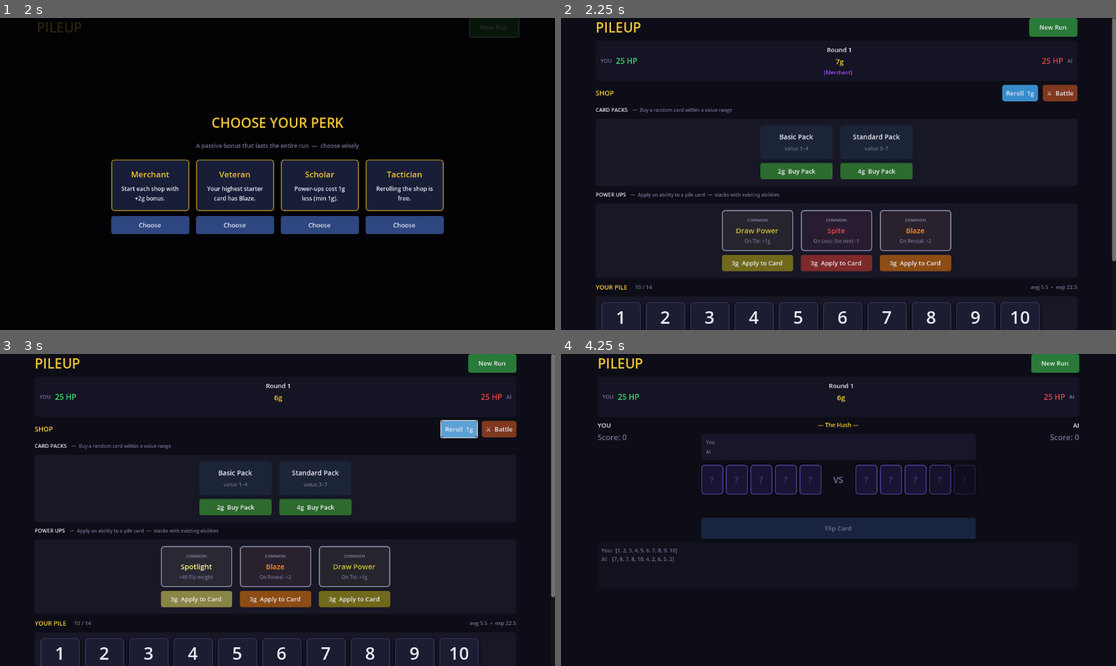
Above: before the commit, frames 1-4 (two rows, left to right).
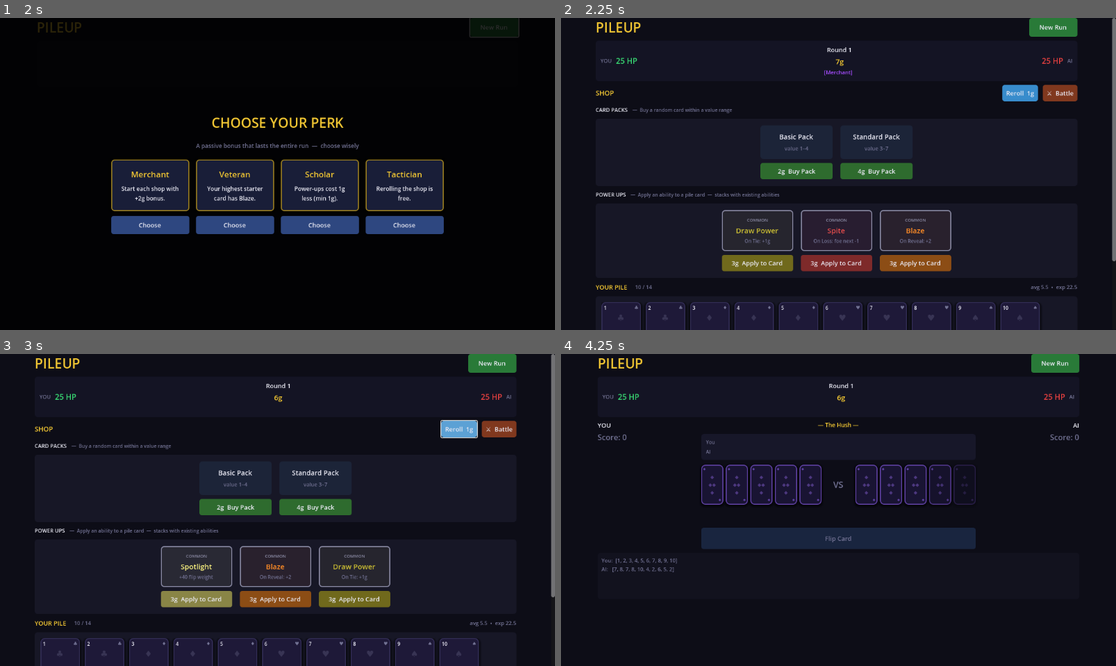
Above: after the commit, the same moments.

Repository: Idosiloni/pileup
Game: Godot game, scene res://scenes/Main.tscn
Two runs of this game, one before a commit and one after it. Both use one fixed random seed, a clock stepped at 60 frames per second and the inputs below. The project has no main scene, so this scene is started directly.
Inputs:
- Up to frame 1 (2 s): click "New Run" at 0.5 s; click "New Run" at 1.25 s
- Up to frame 2 (2.25 s): click "Choose" at 2 s
- Up to frame 3 (3 s): click "Reroll 1g" at 2.75 s
- Up to frame 4 (4.25 s): click "⚔ Battle" at 3.5 s

Frame 1 is identical in both runs. In frame 2, 0.5% of the frame differs, in the area x 7-86%, y 92-98%; in frame 3, 0.5%; in frame 4, 4.8%, in the area x 7-75%, y 35-70%.

Commit message:
Fix flip display bug and improve card graphics
- Fix all queue_free() calls in flip display to use remove_child() first,
  preventing tween errors on flips 2-5 (nodes stayed in get_children() until
  end-of-frame even after queue_free(), causing invalid node references)
- Redesign _make_card: corner value pip + suit symbol (♣♦♥♠ by value range),
  faint decorative suit in center, colored divider + ability strip at bottom
- Redesign _hush_card: proper card-back look with diamond pattern and corner pips

Co-Authored-By: Claude Sonnet 4.6 <noreply@anthropic.com>

Diff:
--- a/godot/scenes/Main.gd
+++ b/godot/scenes/Main.gd
@@ -366,61 +366,98 @@
 	right_score_label.horizontal_alignment = HORIZONTAL_ALIGNMENT_RIGHT
 
 # ── card visual ───────────────────────────────────────────────────────────────
+func _card_suit(value: int) -> String:
+	if value <= 2:  return "♣"
+	if value <= 5:  return "♦"
+	if value <= 8:  return "♥"
+	return "♠"
+
 func _make_card(parent: Control, card: Dictionary, w: float, h: float,
 		selected: bool = false, prob: int = -1) -> PanelContainer:
-	var abls   = card.get("abilities", [])
-	var first_abl = abls[0] if not abls.is_empty() else ""
-	var border = ability_color(first_abl) if not first_abl.is_empty() else Color(0.22, 0.22, 0.36)
+	var abls     = card.get("abilities", [])
+	var val      = card["value"]
+	var has_abls = not abls.is_empty()
+	var first_abl = abls[0] if has_abls else ""
+	var abl_clr  = ability_color(first_abl) if has_abls else C_DIM
+	var border   = C_ACCENT if selected else (abl_clr if has_abls else Color(0.20, 0.18, 0.34))
+	var suit     = _card_suit(val)
+	var large    = h >= 110
 
 	var cp = PanelContainer.new()
 	cp.custom_minimum_size = Vector2(w, h)
 	var sb = StyleBoxFlat.new()
-	sb.bg_color = C_SEL if selected else C_CARD
+	sb.bg_color = Color(0.17, 0.14, 0.30) if selected else Color(0.12, 0.10, 0.22)
 	sb.set_corner_radius_all(8)
-	sb.border_width_left   = 2
-	sb.border_width_right  = 2
-	sb.border_width_top    = 2
-	sb.border_width_bottom = 2
-	sb.border_color = C_ACCENT if selected else (border if not abls.is_empty() else Color(0.20, 0.20, 0.34))
-	if selected:
-		sb.border_width_left   = 3
-		sb.border_width_right  = 3
-		sb.border_width_top    = 3
-		sb.border_width_bottom = 3
-	sb.shadow_color  = Color(0, 0, 0, 0.55)
-	sb.shadow_size   = 5
+	var bw = 3 if selected else 2
+	sb.border_width_left   = bw; sb.border_width_right  = bw
+	sb.border_width_top    = bw; sb.border_width_bottom = bw
+	sb.border_color  = border
+	sb.shadow_color  = Color(0, 0, 0, 0.65)
+	sb.shadow_size   = 6
 	sb.shadow_offset = Vector2(0, 3)
-	sb.set_content_margin_all(6)
+	sb.set_content_margin_all(0)
 	cp.add_theme_stylebox_override("panel", sb)
 	parent.add_child(cp)
 
+	var mc = MarginContainer.new()
+	mc.set_anchors_preset(Control.PRESET_FULL_RECT)
+	var pad = 5 if large else 4
+	mc.add_theme_constant_override("margin_left",   pad)
+	mc.add_theme_constant_override("margin_right",  pad)
+	mc.add_theme_constant_override("margin_top",    pad)
+	mc.add_theme_constant_override("margin_bottom", pad)
+	cp.add_child(mc)
+
 	var col = VBoxContainer.new()
-	col.alignment = BoxContainer.ALIGNMENT_CENTER
 	col.size_flags_horizontal = Control.SIZE_EXPAND_FILL
 	col.size_flags_vertical   = Control.SIZE_EXPAND_FILL
-	col.add_theme_constant_override("separation", 2)
-	cp.add_child(col)
-
-	# value
+	col.add_theme_constant_override("separation", 0)
+	mc.add_child(col)
+
+	# Corner pip row: value (left) + suit (right)
+	var top_row = HBoxContainer.new()
+	top_row.size_flags_horizontal = Control.SIZE_EXPAND_FILL
+	col.add_child(top_row)
+
+	var corner_val = Label.new()
+	corner_val.text = str(val)
+	corner_val.add_theme_font_size_override("font_size", 10 if large else 8)
+	corner_val.add_theme_color_override("font_color", C_TEXT)
+	top_row.add_child(corner_val)
+
+	var spc = Control.new()
+	spc.size_flags_horizontal = Control.SIZE_EXPAND_FILL
+	top_row.add_child(spc)
+
+	var corner_suit = Label.new()
+	corner_suit.text = suit
+	corner_suit.add_theme_font_size_override("font_size", 10 if large else 8)
+	corner_suit.add_theme_color_override("font_color", abl_clr)
+	top_row.add_child(corner_suit)
+
+	# Center art area
+	var center = VBoxContainer.new()
+	center.size_flags_vertical   = Control.SIZE_EXPAND_FILL
+	center.size_flags_horizontal = Control.SIZE_EXPAND_FILL
+	center.alignment = BoxContainer.ALIGNMENT_CENTER
+	center.add_theme_constant_override("separation", 1)
+	col.add_child(center)
+
+	var deco = Label.new()
+	deco.text = suit
+	deco.horizontal_alignment = HORIZONTAL_ALIGNMENT_CENTER
+	deco.add_theme_font_size_override("font_size", 18 if large else 12)
+	deco.add_theme_color_override("font_color", abl_clr)
+	deco.modulate.a = 0.30
+	center.add_child(deco)
+
 	var val_lbl = Label.new()
-	val_lbl.text = str(card["value"])
+	val_lbl.text = str(val)
 	val_lbl.horizontal_alignment = HORIZONTAL_ALIGNMENT_CENTER
-	val_lbl.add_theme_font_size_override("font_size", 36 if h >= 110 else 22)
+	val_lbl.add_theme_font_size_override("font_size", 36 if large else 22)
 	val_lbl.add_theme_color_override("font_color", C_TEXT)
-	val_lbl.size_flags_vertical = Control.SIZE_EXPAND_FILL
-	col.add_child(val_lbl)
-
-	# ability labels (all of them)
-	for abl in abls:
-		var al = Label.new()
-		al.text = _ability_short(abl)
-		al.horizontal_alignment = HORIZONTAL_ALIGNMENT_CENTER
-		al.add_theme_font_size_override("font_size", 8)
-		al.add_theme_color_override("font_color", ability_color(abl))
-		al.autowrap_mode = TextServer.AUTOWRAP_WORD_SMART
-		col.add_child(al)
-
-	# weight badge
+	center.add_child(val_lbl)
+
 	var wt = card.get("weight", 0)
 	if wt != 0:
 		var wl = Label.new()
@@ -428,16 +465,40 @@
 		wl.horizontal_alignment = HORIZONTAL_ALIGNMENT_CENTER
 		wl.add_theme_font_size_override("font_size", 8)
 		wl.add_theme_color_override("font_color", C_WIN if wt > 0 else C_LOSE)
-		col.add_child(wl)
-
-	# flip probability
+		center.add_child(wl)
+
 	if prob >= 0:
 		var pl = Label.new()
 		pl.text = str(prob) + "%"
 		pl.horizontal_alignment = HORIZONTAL_ALIGNMENT_CENTER
 		pl.add_theme_font_size_override("font_size", 8)
 		pl.add_theme_color_override("font_color", C_DIM)
-		col.add_child(pl)
+		center.add_child(pl)
+
+	# Ability strip at bottom (divider + labels)
+	if has_abls:
+		var div = ColorRect.new()
+		div.custom_minimum_size = Vector2(0, 1)
+		div.color = abl_clr.darkened(0.35)
+		col.add_child(div)
+
+		var abl_mc = MarginContainer.new()
+		abl_mc.add_theme_constant_override("margin_top",    2)
+		abl_mc.add_theme_constant_override("margin_bottom", 1)
+		col.add_child(abl_mc)
+
+		var abl_col = VBoxContainer.new()
+		abl_col.add_theme_constant_override("separation", 1)
+		abl_mc.add_child(abl_col)
+
+		for abl in abls:
+			var al = Label.new()
+			al.text = _ability_short(abl)
+			al.horizontal_alignment = HORIZONTAL_ALIGNMENT_CENTER
+			al.add_theme_font_size_override("font_size", 8)
+			al.add_theme_color_override("font_color", ability_color(abl))
+			al.autowrap_mode = TextServer.AUTOWRAP_WORD_SMART
+			abl_col.add_child(al)
 
 	return cp
 
@@ -883,7 +944,9 @@
 
 # ── The Hush: pre-battle dramatic pause ───────────────────────────────────────
 func _do_hush(n_left: int, n_right: int) -> void:
-	for c in flip_display.get_children(): c.queue_free()
+	for c in flip_display.get_children():
+		flip_display.remove_child(c)
+		c.queue_free()
 
 	arena_status_label.text = "— The Hush —"
 	arena_status_label.add_theme_color_override("font_color", C_ACCENT)
@@ -924,7 +987,9 @@
 	var tw_out = create_tween()
 	tw_out.tween_property(hrow, "modulate:a", 0.0, 0.25)
 	await tw_out.finished
-	for c in flip_display.get_children(): c.queue_free()
+	for c in flip_display.get_children():
+		flip_display.remove_child(c)
+		c.queue_free()
 	arena_status_label.text = ""
 	arena_status_label.add_theme_color_override("font_color", C_DIM)
 
@@ -933,28 +998,67 @@
 	cp.custom_minimum_size = Vector2(46, 62)
 	var sb = StyleBoxFlat.new()
 	sb.bg_color = Color(0.10, 0.08, 0.20)
-	sb.set_corner_radius_all(6)
+	sb.set_corner_radius_all(8)
 	sb.border_width_left   = 2; sb.border_width_right  = 2
 	sb.border_width_top    = 2; sb.border_width_bottom = 2
-	sb.border_color = Color(0.32, 0.22, 0.58)
-	sb.shadow_color = Color(0, 0, 0, 0.5); sb.shadow_size = 4
-	sb.set_content_margin_all(4)
+	sb.border_color = Color(0.38, 0.26, 0.65)
+	sb.shadow_color = Color(0, 0, 0, 0.55); sb.shadow_size = 5
+	sb.shadow_offset = Vector2(0, 2)
+	sb.set_content_margin_all(0)
 	cp.add_theme_stylebox_override("panel", sb)
 	parent.add_child(cp)
-	var l = Label.new()
-	l.text = "?"
-	l.horizontal_alignment = HORIZONTAL_ALIGNMENT_CENTER
-	l.vertical_alignment   = VERTICAL_ALIGNMENT_CENTER
-	l.add_theme_font_size_override("font_size", 18)
-	l.add_theme_color_override("font_color", Color(0.30, 0.22, 0.52))
-	l.set_anchors_preset(Control.PRESET_FULL_RECT)
-	cp.add_child(l)
+
+	var mc = MarginContainer.new()
+	mc.set_anchors_preset(Control.PRESET_FULL_RECT)
+	mc.add_theme_constant_override("margin_left",   4)
+	mc.add_theme_constant_override("margin_right",  4)
+	mc.add_theme_constant_override("margin_top",    4)
+	mc.add_theme_constant_override("margin_bottom", 4)
+	cp.add_child(mc)
+
+	var col = VBoxContainer.new()
+	col.size_flags_horizontal = Control.SIZE_EXPAND_FILL
+	col.size_flags_vertical   = Control.SIZE_EXPAND_FILL
+	col.alignment = BoxContainer.ALIGNMENT_CENTER
+	mc.add_child(col)
+
+	# Top-left corner dot
+	var top_dot = Label.new()
+	top_dot.text = "◆"
+	top_dot.add_theme_font_size_override("font_size", 7)
+	top_dot.add_theme_color_override("font_color", Color(0.38, 0.26, 0.65))
+	col.add_child(top_dot)
+
+	# Center pattern
+	var center = Label.new()
+	center.text = "◆\n◆◆\n◆"
+	center.horizontal_alignment = HORIZONTAL_ALIGNMENT_CENTER
+	center.add_theme_font_size_override("font_size", 10)
+	center.add_theme_color_override("font_color", Color(0.30, 0.22, 0.50))
+	center.size_flags_vertical = Control.SIZE_EXPAND_FILL
+	center.vertical_alignment  = VERTICAL_ALIGNMENT_CENTER
+	col.add_child(center)
+
+	# Bottom-right corner dot
+	var bot_row = HBoxContainer.new()
+	bot_row.size_flags_horizontal = Control.SIZE_EXPAND_FILL
+	col.add_child(bot_row)
+	var spc = Control.new(); spc.size_flags_horizontal = Control.SIZE_EXPAND_FILL
+	bot_row.add_child(spc)
+	var bot_dot = Label.new()
+	bot_dot.text = "◆"
+	bot_dot.add_theme_font_size_override("font_size", 7)
+	bot_dot.add_theme_color_override("font_color", Color(0.38, 0.26, 0.65))
+	bot_row.add_child(bot_dot)
+
 	return cp
 
 # ── Reveal Window: show cards that didn't flip ────────────────────────────────
 func _show_reveal_window(left_unflipped: Array, right_unflipped: Array) -> void:
 	if left_unflipped.is_empty() and right_unflipped.is_empty(): return
-	for c in flip_display.get_children(): c.queue_free()
+	for c in flip_display.get_children():
+		flip_display.remove_child(c)
+		c.queue_free()
 
 	arena_status_label.text = "Cards that stayed home:"
 	arena_status_label.add_theme_color_override("font_color", C_DIM)
@@ -990,7 +1094,9 @@
 	var tw_out = create_tween()
 	tw_out.tween_property(col, "modulate:a", 0.0, 0.3)
 	await tw_out.finished
-	for c in flip_display.get_children(): c.queue_free()
+	for c in flip_display.get_children():
+		flip_display.remove_child(c)
+		c.queue_free()
 	arena_status_label.text = ""
 
 # ── battle animations ──────────────────────────────────────────────────────────
@@ -1035,7 +1141,9 @@
 		await tw1.finished
 
 	# Replace with revealed cards at scale 0, then unfold
-	for c in flip_display.get_children(): c.queue_free()
+	for c in flip_display.get_children():
+		flip_display.remove_child(c)
+		c.queue_free()
 	var lc = C_WIN if flip["winner"] == "left" else (C_TIE if flip["winner"] == "tie" else C_LOSE)
 	var rc = C_WIN if flip["winner"] == "right" else (C_TIE if flip["winner"] == "tie" else C_LOSE)
 
@@ -1069,7 +1177,9 @@
 	await get_tree().create_timer(0.6).timeout
 
 func _show_face_down() -> void:
-	for c in flip_display.get_children(): c.queue_free()
+	for c in flip_display.get_children():
+		flip_display.remove_child(c)
+		c.queue_free()
 	_face_down_card(flip_display)
 	_lbl(flip_display, "vs", C_DIM).add_theme_font_size_override("font_size", 18)
 	_face_down_card(flip_display)
